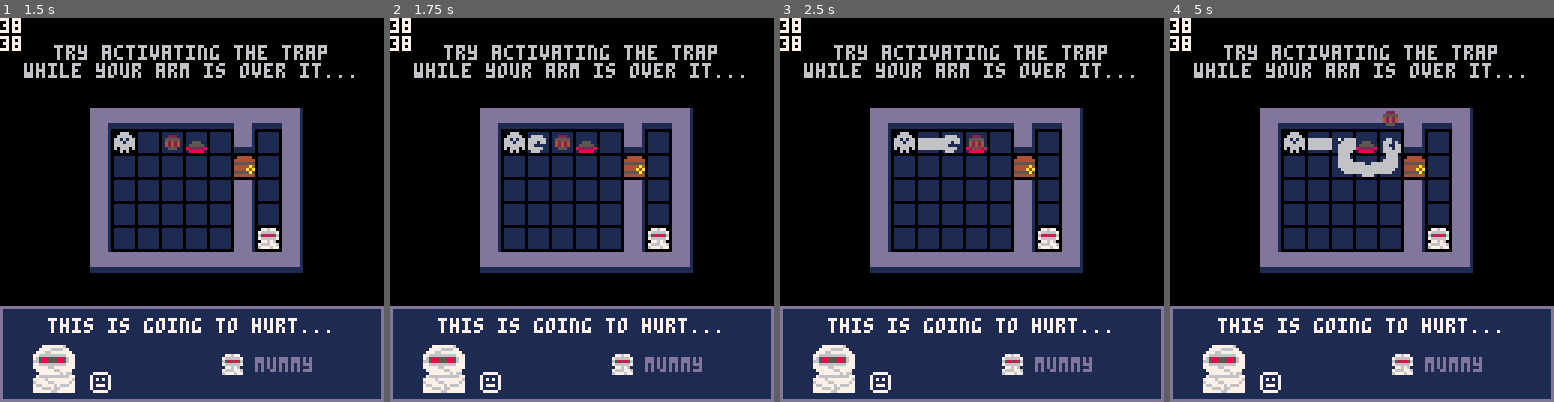
Above: before the commit, frames 1-4 (left to right).
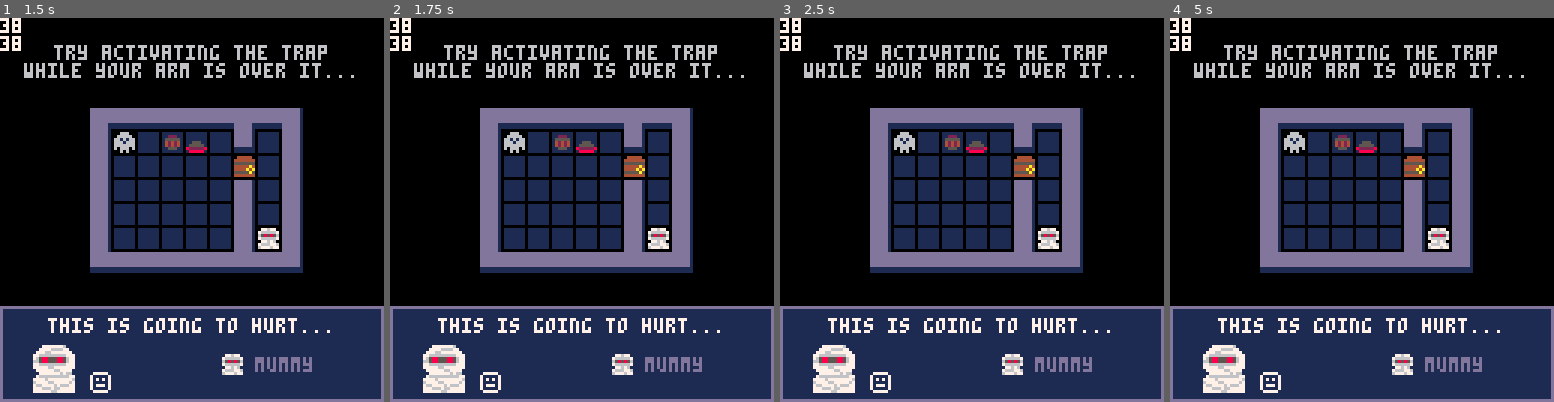
Above: after the commit, the same moments.

Repository: MisuseofMana/pico-8-carts
Game: PICO-8 cartridge hunkmunculus/hunkmunculus.p8
The game is run twice, just before and just after one commit, with the same random seed, the same clock (stepped at 60 frames per second) and the same inputs.
Inputs:
- Up to frame 1 (1.5 s): tap X (X key) at 0.33, 1.07 s; tap O (Z key) at 0.7 s
- Up to frame 2 (1.75 s): hold Right from 1.6 s (still down); tap O (Z key) at 1.7 s
- Up to frame 3 (2.5 s): tap X (X key) at 1.85 s; release Right at 2.1 s; tap O (Z key) at 2.1 s; hold Up 2.15-2.42 s; hold Right from 2.47 s (still down)
- Up to frame 4 (5 s): tap O (Z key) every 0.4 s from 2.5 to 4.9 s; tap X (X key) at 2.97, 4.08 s; release Right at 3.03 s; hold Left 3.08-3.58 s; hold Down 3.63-3.97 s; hold Right 4.02-4.68 s; hold Up from 4.73 s (still down)

Frame 1 is identical in both runs. In frame 2, 0.2% of the frame differs, in the area x 35-41%, y 30-36%; in frame 3, 0.5%; in frame 4, 1.3%, in the area x 35-61%, y 24-42%.

Commit message:
movement modifications

Diff:
--- a/hunkmunculus/hunkmunculus.p8
+++ b/hunkmunculus/hunkmunculus.p8
@@ -158,20 +158,23 @@
 	end
 end
 
+--validate input for movement
 function try_move_hand(inp)
-	--gate for hand movement
 	local hc={x=h.x,y=h.y}
 	local nc=rel_crds(hc,inp)
 	local mt=mtile_from_px(nc)
 
 	if can_move_to(nc,inp) then
+	why="can`"
 		if going_backwrd(nc) then
-			if (p.severed) return
-			undo_move()
-		end
-
-		-- handles pushing and grabbing
+			if not p.severed then
+			 undo_move()
+			end
+		end
+
+		--handle move, push, & grab
 		move_hand_to(nc,inp)
+		chk_for_push(nc,inp)
 	end
 
 	if plts_pressed() then
@@ -181,8 +184,18 @@
 	end
 end
 
-function push_tile(c,inp)
-	return
+function chk_for_push(c,inp)
+	local dest=rel_crds(c,inp)
+		for o in all(l.sprites) do
+		if crds_match(o,c) then
+			o.x=dest.x
+			o.y=dest.y
+		end
+	end
+end
+
+function crds_match(a,b)
+	return a.x==b.x and a.y==b.y
 end
 
 function move_hand_to(nc,inp)
@@ -206,8 +219,6 @@
 		--drag emotion to new location
 		--check for delivery
 	end
-
-	push_tile(nc,inp)
 end
 
 function record_severed(h,ninp)
@@ -508,18 +519,6 @@
 end
 -->8
 --utilities
-function p_stl(stl)
-	for k,v in pairs(stl) do
-		local str=tostr(k) ..": "
-			printh(str, "data.txt")
-		for ik, iv in pairs(v) do
-			local istr=tostr(ik)..": "..tostr(iv)
-			printh(istr, "data.txt")
-		end
-		printh(" ", "data.txt")
-	end
-end
-
 function adv_scene()
 	g.scene+=1
 	update_scene=up_order[g.scene]
@@ -1069,21 +1068,8 @@
 	--check nc has lvl sprite
 	if chk_for_lsp(nc) then
 		if valid_push_dir(nc,inp) then
-			local dest=rel_crds(nc,inp)
-			for o in all(l.sprites) do
-				if o.x==nc.x and o.y==nc.y then
-					o.x=dest.x
-					o.y=dest.y
-				end
-			end
 			return true
 		end
-	end
-
-
-	--can move onto empty tiles
-	if chk_ft(f,{"mpt"}) then
-		return true
 	end
 end
 
@@ -1119,28 +1105,27 @@
 
 function valid_push_dir(c,inp)
 	local dest=rel_crds(c,inp)
-	--cant push if into arm
-	if (crd_has_arm(dest)) return false
-	--cant push if into sprite
-	if (chk_for_lsp(dest)) return false
-
-	--level sprite flags
+	local tile=mtile_from_px(dest)
+	local f=tile.mf
+
+	--[[cant push if into arm
+	or item sprite or certain
+	flags]]
+	if crd_has_arm(dest) or
+	chk_for_lsp(dest) then
+	 return false
+	end
+
 	local nsf=lsp_flag(dest)
-	local osf=lsp_flag(c)
-
-	--can push to empty tile
-	if (nsf==nil) return true
-
-	local nss=lsp_sprite(dest)
 	local oss=lsp_sprite(c)
 
-	local psh_f={
+	local goodtiles={
 		"mpt","plt",
 		"dtp","rne"
 	}
 
 	if oss==9 then
-		add(psh_f, "dor")
+		add(goodtiles, "dor")
 	end
 
 	return chk_ft(nsf,psh_f)
